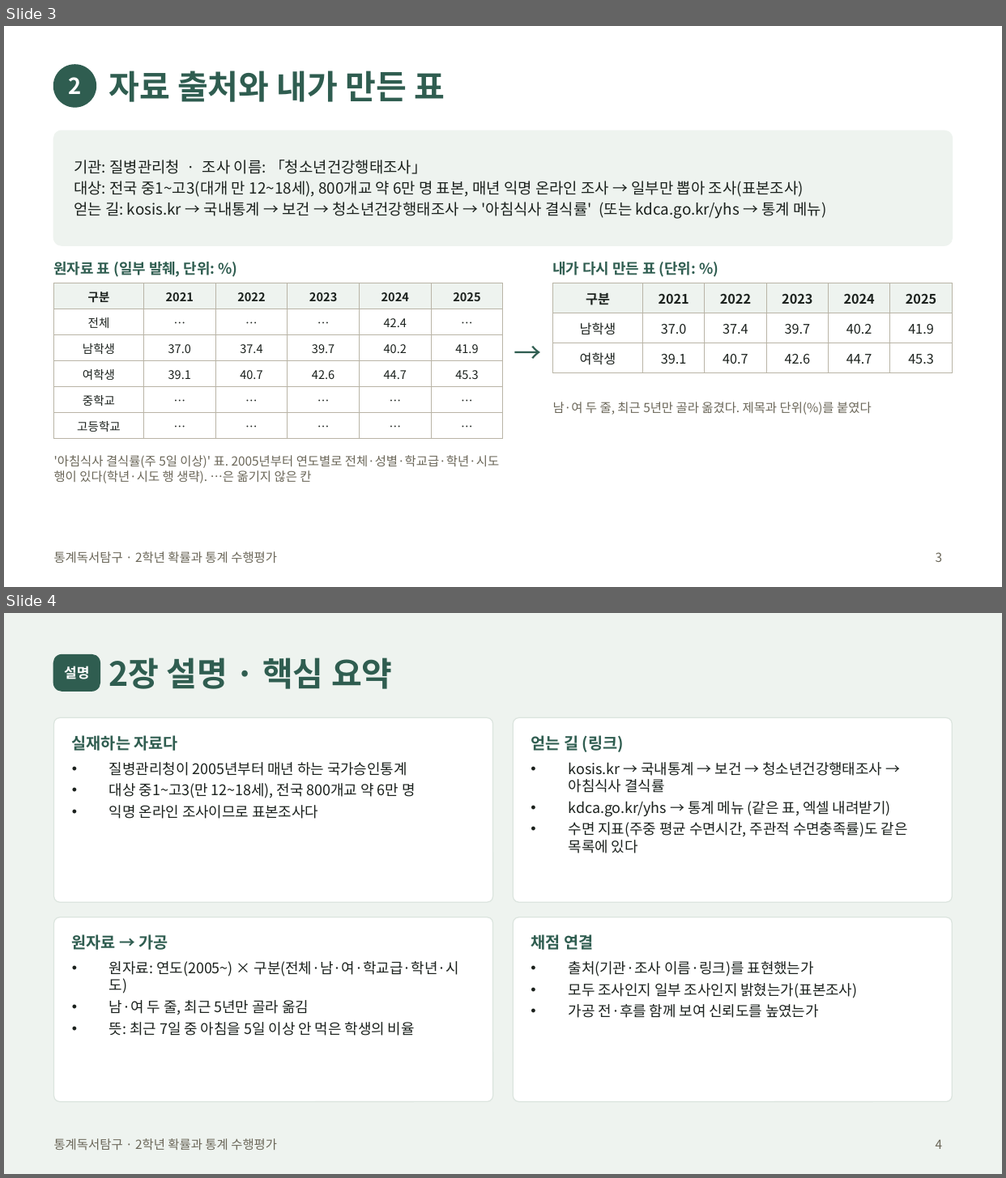
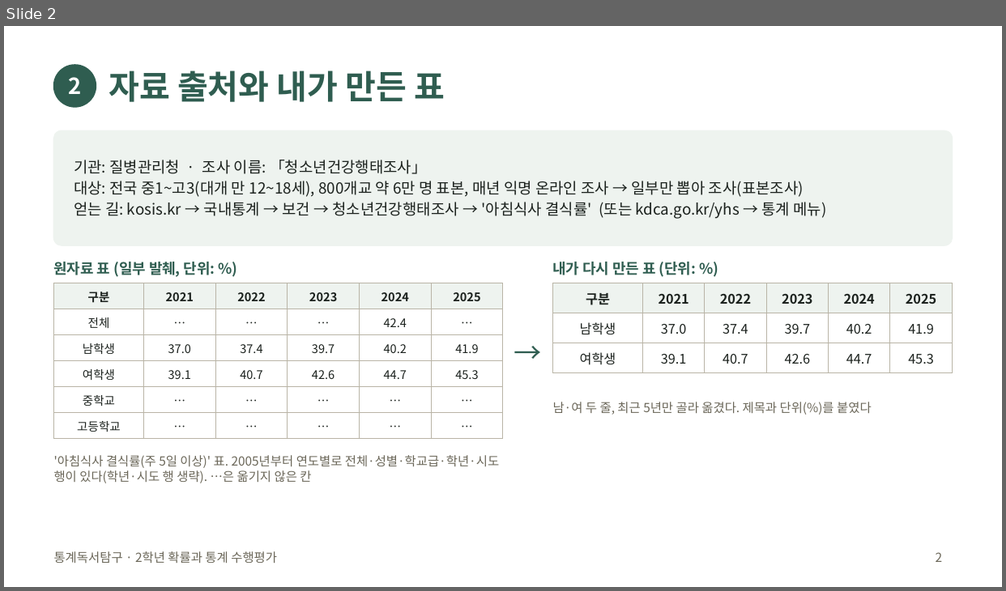
Before and after one commit to jaegeunsongsong/autobot, a slide deck: docs/2026-2학기-통계독서탐구-수행평가/발표예시-간호.pptx. Shown one above the other, each under a label of ours: slides 3 and 4 before the commit, slide 2 after it. The pictures are 1006x1178 and 1006x591 pixels, drawn with LibreOffice and Linux fonts; fonts in the diff are those of the drawing. Boxes give left, top, right and bottom in pixels: in the first picture for what was removed or moved away, otherwise in the second. Text is boxed around its words. In the diff, an @@ line names an element or a change of style, - is before the commit and + after.

```diff
--- a/docs/2026-2학기-통계독서탐구-수행평가/발표예시-간호.pptx
+++ b/docs/2026-2학기-통계독서탐구-수행평가/발표예시-간호.pptx
@@ slide 4 removed at <box>4,613,1002,1174</box>, background #EEF3EF; not listed: 1 template element that a slide beside it also shows @@
@@ rounded rectangle removed at <box>54,655,100,691</box> @@
@@ title removed at <box>108,658,393,689</box> @@
-2장 설명 · 핵심 요약
@@ text removed at <box>64,666,89,679</box> @@
-설명
@@ rounded rectangle removed at <box>54,717,493,902</box> @@
@@ rounded rectangle removed at <box>513,717,952,902</box> @@
@@ text removed at <box>72,735,178,751</box> @@
-실재하는 자료다
@@ text removed at <box>530,735,624,752</box> @@
-얻는 길 (링크)
@@ text removed at <box>109,762,415,819</box> @@
-• 질병관리청이 2005년부터 매년 하는 국가승인통계
-• 대상 중1~고3(만 12~18세), 전국 800개교 약 6만 명
-• 익명 온라인 조사이므로 표본조사다
@@ text removed at <box>569,762,908,854</box> @@
-• kosis.kr → 국내통계 → 보건 → 청소년건강행태조사 → 아침식사 결식률
-• kdca.go.kr/yhs → 통계 메뉴 (같은 표, 엑셀 내려받기)
-• 수면 지표(주중 평균 수면시간, 주관적 수면충족률)도 같은 목록에 있다
@@ rounded rectangle removed at <box>54,918,493,1102</box> @@
@@ rounded rectangle removed at <box>513,918,952,1102</box> @@
@@ text removed at <box>72,935,168,950</box> @@
-원자료 → 가공
@@ text removed at <box>530,935,593,950</box> @@
-채점 연결
@@ text removed at <box>109,961,460,1036</box> @@
-• 원자료: 연도(2005~) × 구분(전체·남·여·학교급·학년·시도)
-• 남·여 두 줄, 최근 5년만 골라 옮김
-• 뜻: 최근 7일 중 아침을 5일 이상 안 먹은 학생의 비율
@@ text removed at <box>569,961,858,1018</box> @@
-• 출처(기관·조사 이름·링크)를 표현했는가
-• 모두 조사인지 일부 조사인지 밝혔는가(표본조사)
-• 가공 전·후를 함께 보여 신뢰도를 높였는가
@@ page number removed at <box>936,1139,943,1149</box> @@
-4
@@ what was slide 3 is now slide 2 @@
@@ page number at <box>936,552,943,562</box>: text changed @@
-3
+2
```
Also in this commit, not shown: 2 slides changed, 3 other slides removed, 8 other files.
